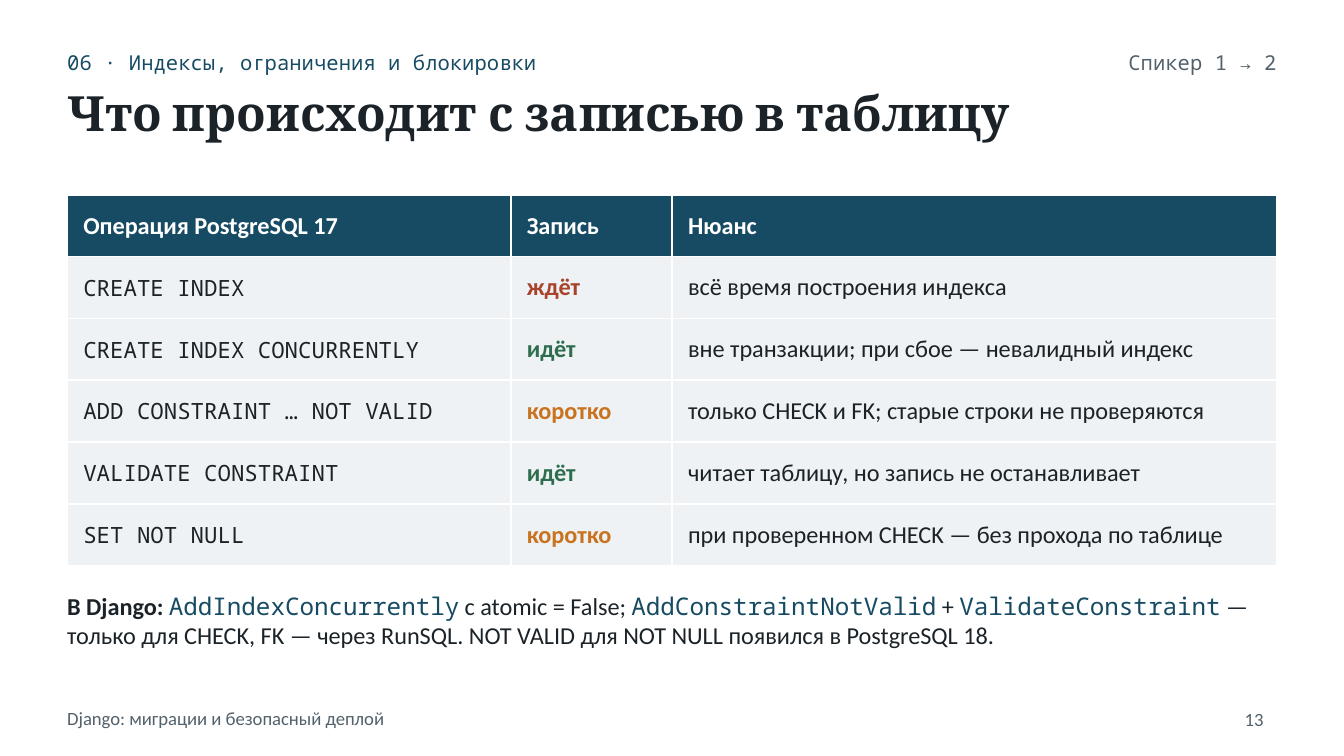
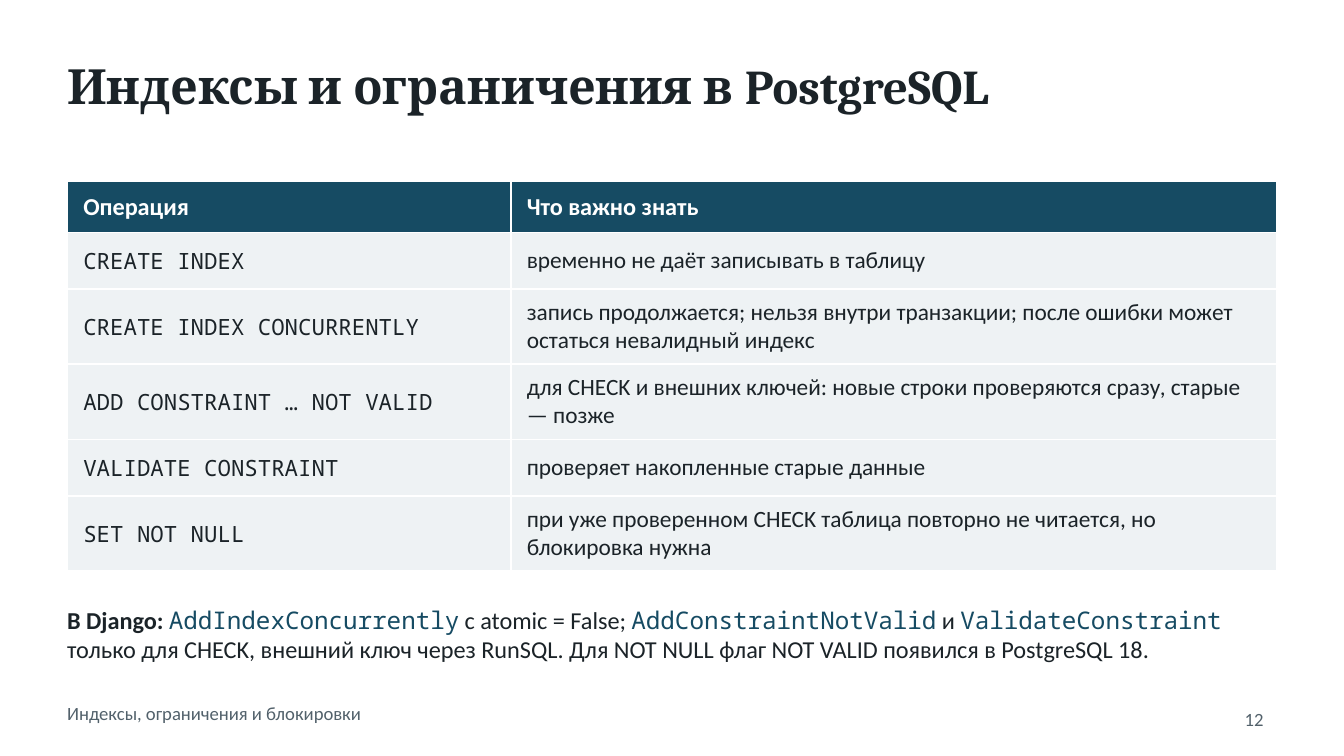
Before and after one commit to Aalerti/django-migrations-report, a slide deck: slide 12 of django_migrations_presentation.pptx (slide 13 before the commit). Drawn at 1344x756 pixels with LibreOffice and Linux fonts; fonts in the diff are those of the drawing. Boxes give left, top, right and bottom in pixels: in the first picture for what was removed or moved away, otherwise in the second. Text is boxed around its words. In the diff, an @@ line names an element or a change of style, - is before the commit and + after.

```diff
--- a/django_migrations_presentation.pptx
+++ b/django_migrations_presentation.pptx
@@ title "Индексы и ограничения в PostgreSQL" at (x1=67, y1=69, x2=989, y2=116): vertical alignment middle to top @@
@@ text removed at (x1=1128, y1=55, x2=1276, y2=75) @@
-Спикер 1 → 2
@@ title at (x1=67, y1=69, x2=989, y2=116): text changed; size 11 to 26 pt; font Noto Sans Mono to Cambria; text colour #164B63 to #1B2328; bold on @@
-06 · Индексы, ограничения и блокировки
+Индексы и ограничения в PostgreSQL
@@ title removed at (x1=67, y1=93, x2=1009, y2=143) @@
-Что происходит с записью в таблицу
@@ table at (x1=67, y1=181, x2=1277, y2=563) @@
-column 1: Операция PostgreSQL 17 | CREATE INDEX | CREATE INDEX CONCURRENTLY | ADD CONSTRAINT … NOT VALID | VALIDATE CONSTRAINT | SET NOT NULL
-column 2: Запись | ждёт | идёт | коротко | идёт | коротко
-column 3: Нюанс | всё время построения индекса | вне транзакции; при сбое — невалидный индекс | только CHECK и FK; старые строки не проверяются | читает таблицу, но запись не останавливает | при проверенном CHECK — без прохода по таблице
+column 1: Операция | CREATE INDEX | CREATE INDEX CONCURRENTLY | ADD CONSTRAINT … NOT VALID | VALIDATE CONSTRAINT | SET NOT NULL
+column 2: Что важно знать | временно не даёт записывать в таблицу | запись продолжается; нельзя внутри транзакции; после ошибки может остаться невалидный индекс | для CHECK и внешних ключей: новые строки проверяются сразу, старые — позже | проверяет накопленные старые данные | при уже проверенном CHECK таблица повторно не читается, но блокировка нужна
@@ table resized from (x1=67, y1=195, x2=1277, y2=551) to (x1=67, y1=181, x2=1277, y2=563) @@
@@ text at (x1=67, y1=610, x2=1221, y2=662): text changed @@
-В Django: AddIndexConcurrently с atomic = False; AddConstraintNotValid + ValidateConstraint — только для CHECK, FK — через RunSQL. NOT VALID для NOT NULL появился в PostgreSQL 18.
+В Django: AddIndexConcurrently с atomic = False; AddConstraintNotValid и ValidateConstraint только для CHECK, внешний ключ через RunSQL. Для NOT NULL флаг NOT VALID появился в PostgreSQL 18.
@@ text removed at (x1=67, y1=712, x2=385, y2=728) @@
-Django: миграции и безопасный деплой
@@ text added at (x1=67, y1=707, x2=361, y2=723), 10 pt, text #52616B @@
+Индексы, ограничения и блокировки
@@ page number at (x1=1245, y1=714, x2=1264, y2=726): text changed @@
-13
+12
```
Also in this commit, not shown: 17 other slides changed, 2 slides added, 3 slides removed, 1 other file.
